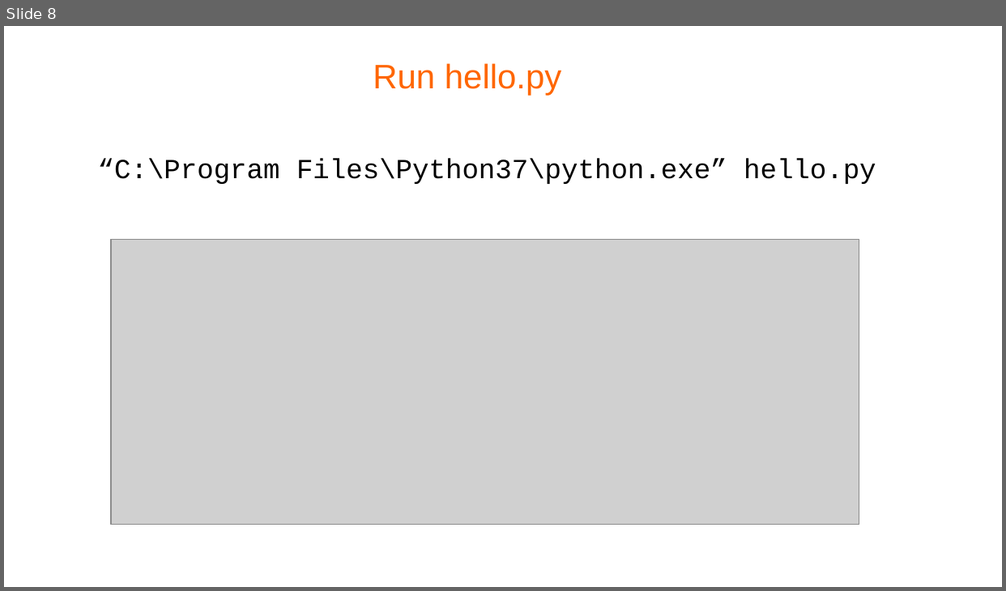
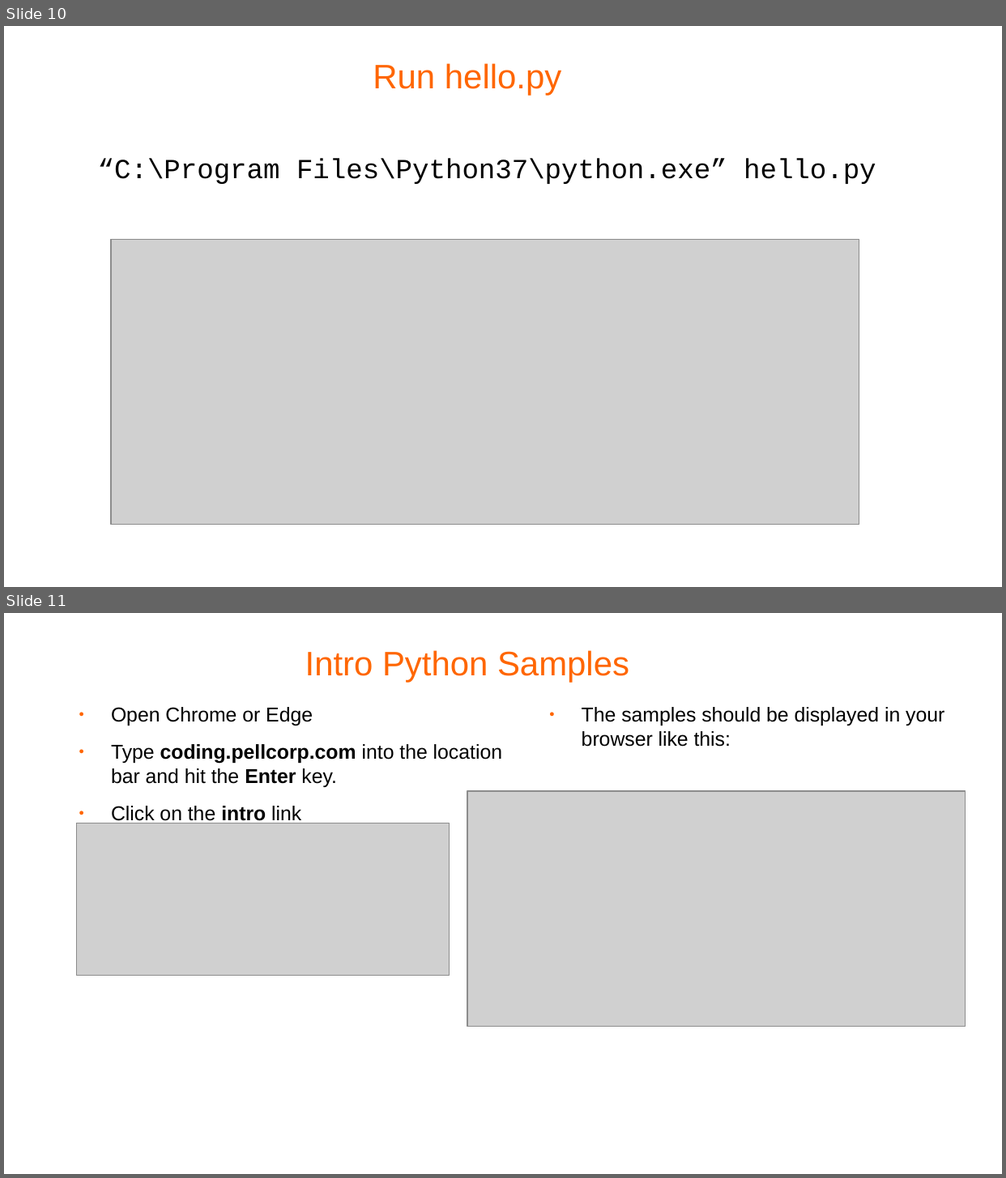
Before and after one commit to pellcorp/coding, a slide deck: docs/python-coding.odp. Shown one above the other, each under a label of ours: slide 8 before the commit, slides 10 and 11 after it. The pictures are 1006x591 and 1006x1178 pixels, drawn with LibreOffice and Linux fonts; fonts in the diff are those of the drawing; grey boxes stand for pictures; background and template pictures are left out. Boxes give left, top, right and bottom in pixels: in the first picture for what was removed or moved away, otherwise in the second. Text is boxed around its words. In the diff, an @@ line names an element or a change of style, - is before the commit and + after.

Commit message:
fixed up the coding slides

```diff
--- a/docs/python-coding.odp
+++ b/docs/python-coding.odp
@@ slide 11 added at (4, 613, 1002, 1174), background #FFFFFF @@
@@ title added at (305, 650, 629, 682), 27 pt, text #FF6600 @@
+Intro Python Samples
@@ text added at (111, 707, 502, 826), 16 pt, text #000000 @@
+● Open Chrome or Edge
+● Type coding.pellcorp.com into the location bar and hit the Enter key.
+● Click on the intro link
@@ text added at (582, 707, 944, 747), 16 pt, text #000000 @@
+● The samples should be displayed in your browser like this:
@@ picture added at (467, 791, 965, 1027) @@
@@ picture added at (76, 823, 450, 975) @@
@@ what was slide 8 is now slide 10 @@
```
Also in this commit, not shown: 4 slides changed, 3 other slides added, 1 other file.
